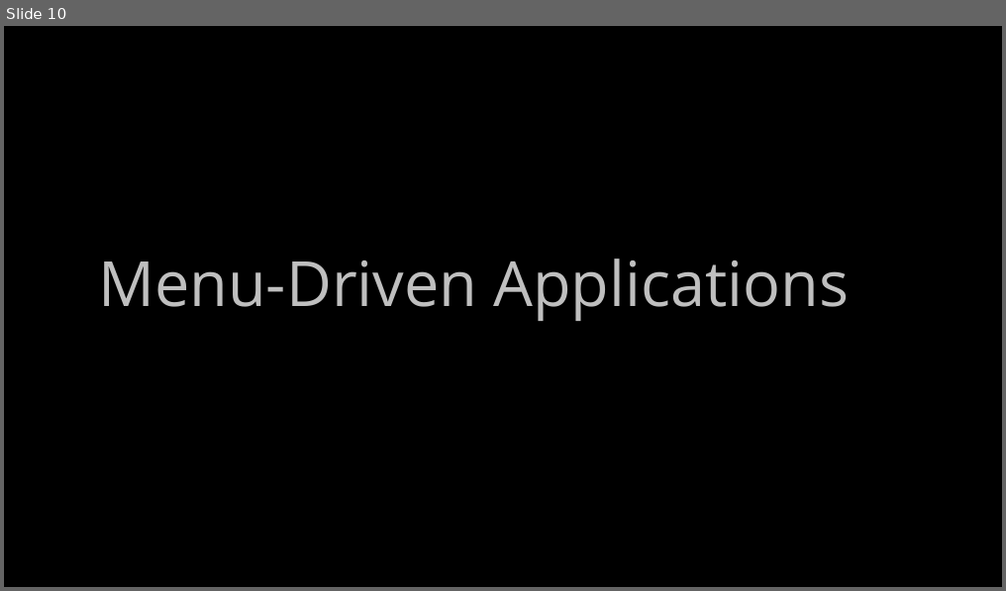
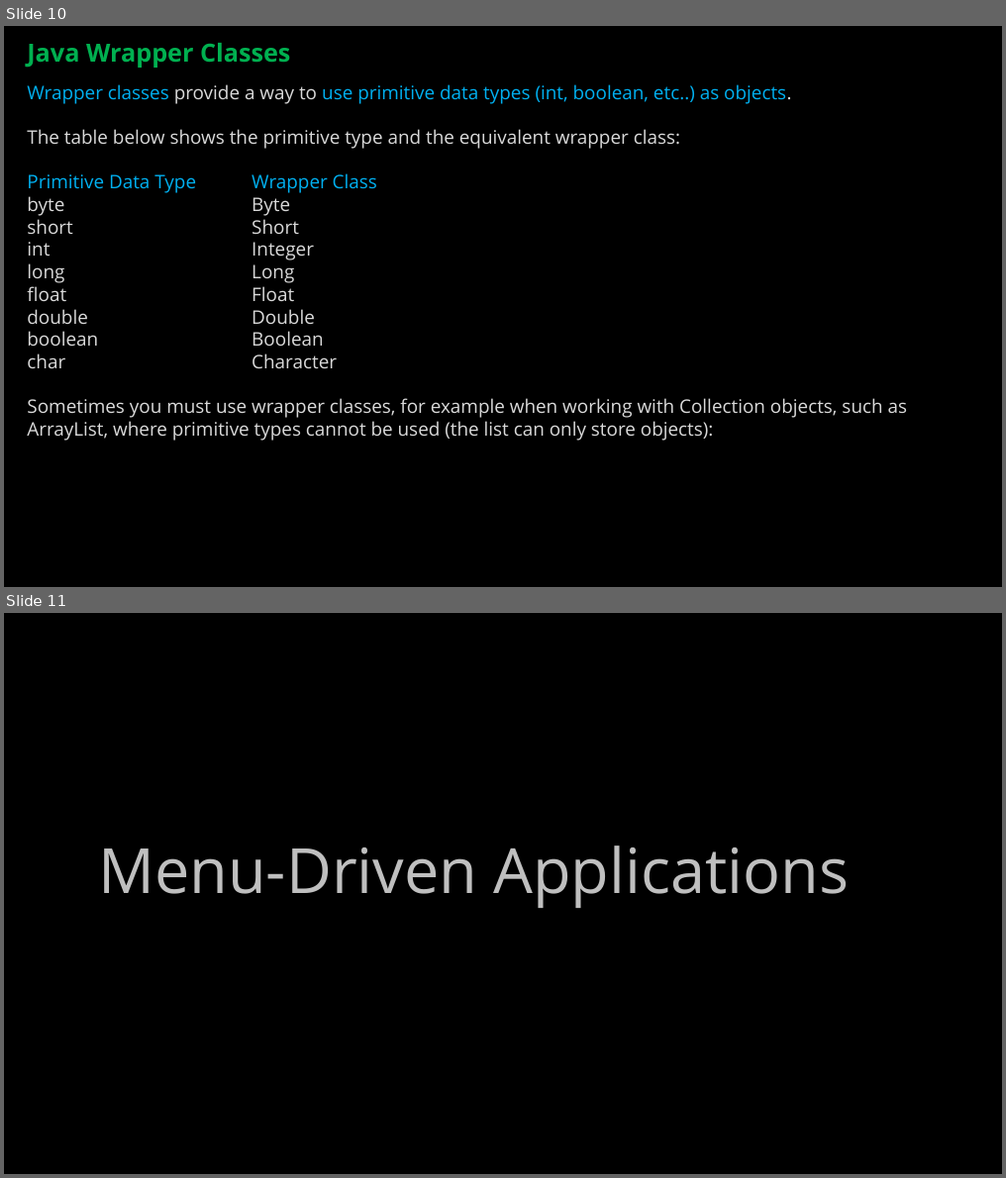
Before and after one commit to ckiefriter1/PT-BESD, a slide deck: Week4/BESD Week 4.pptx. Shown one above the other, each under a label of ours: slide 10 before the commit, slides 10 and 11 after it. The pictures are 1006x591 and 1006x1178 pixels, drawn with LibreOffice and Linux fonts; fonts in the diff are those of the drawing. Boxes give left, top, right and bottom in pixels: in the first picture for what was removed or moved away, otherwise in the second. Text is boxed around its words. In the diff, an @@ line names an element or a change of style, - is before the commit and + after.

```diff
--- a/Week4/BESD Week 4.pptx
+++ b/Week4/BESD Week 4.pptx
@@ slide 10 added at bbox=[4, 26, 1002, 587], background #000000 @@
@@ text added at bbox=[27, 43, 290, 68], 24 pt, text #00B050, bold @@
+Java Wrapper Classes
@@ text added at bbox=[27, 84, 908, 441], 18 pt, text #D9D9D9 @@
+Wrapper classes provide a way to use primitive data types (int, boolean, etc..) as objects.
+The table below shows the primitive type and the equivalent wrapper class:
+Primitive Data Type Wrapper Class
+byte Byte
+short Short
+int Integer
+long Long
+float Float
+double Double
+boolean Boolean
+char Character
+Sometimes you must use wrapper classes, for example when working with Collection objects, such as ArrayList, where primitive types cannot be used (the list can only store objects):
@@ what was slide 10 is now slide 11 @@
```
Also in this commit, not shown: 1 slide changed, 1 other file.
